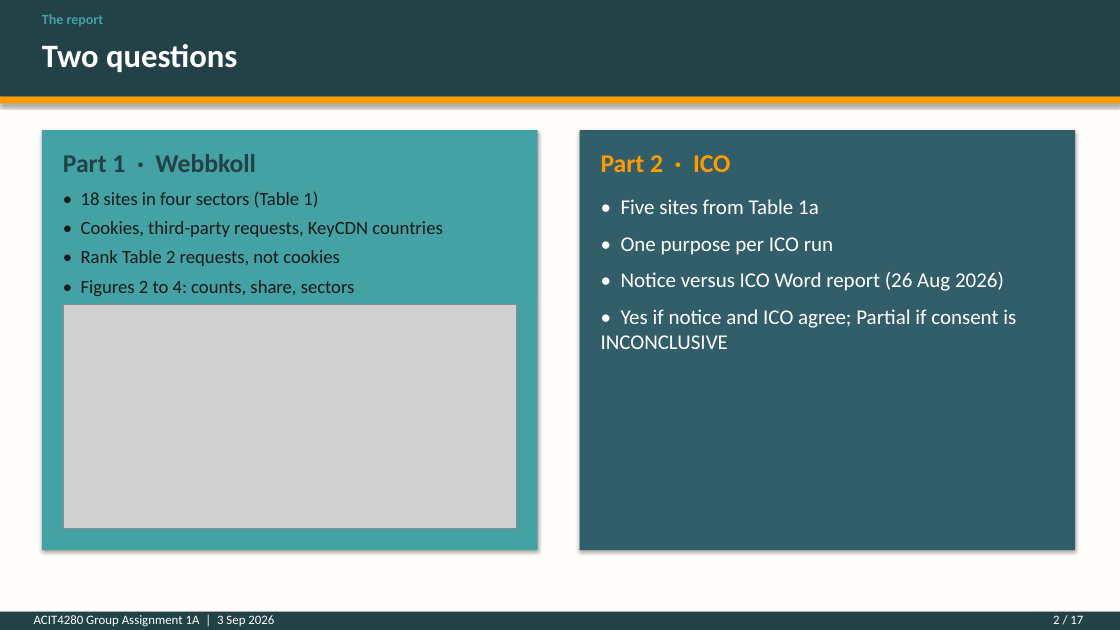
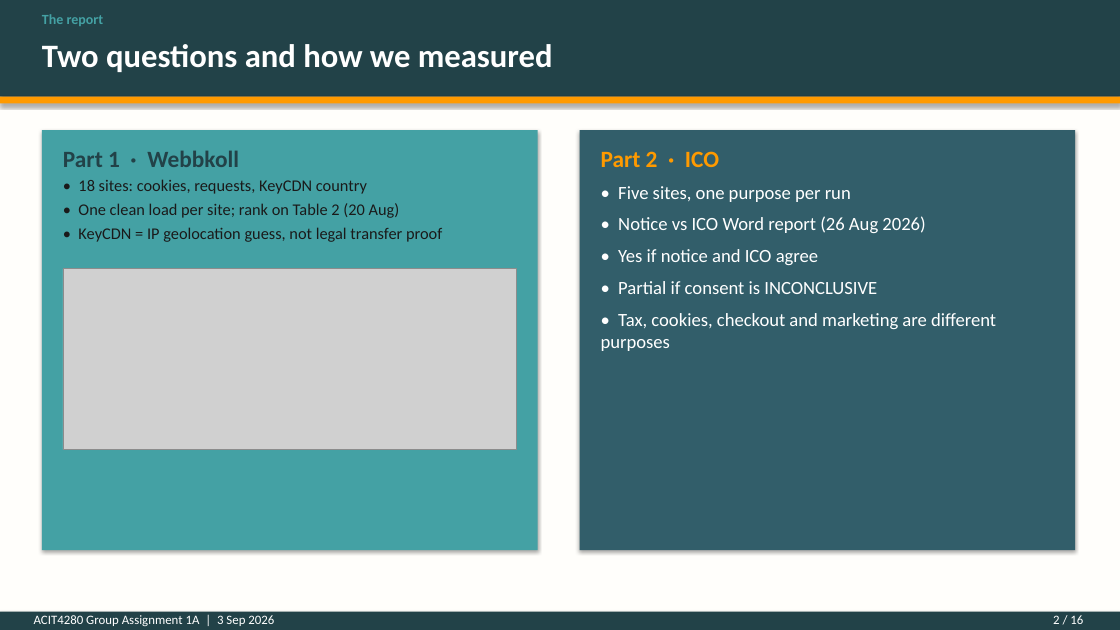
Before and after one commit to kasa031/Bacheloroppgave, a slide deck: slide 2 of ACIT4280_1A_presentation.pptx. Drawn at 1120x630 pixels with LibreOffice and Linux fonts; fonts in the diff are those of the drawing; grey boxes stand for pictures. Boxes give left, top, right and bottom in pixels: in the first picture for what was removed or moved away, otherwise in the second. Text is boxed around its words. In the diff, an @@ line names an element or a change of style, - is before the commit and + after.

```diff
--- a/ACIT4280_1A_presentation.pptx
+++ b/ACIT4280_1A_presentation.pptx
@@ text at [42, 44, 553, 72]: text changed @@
-Two questions
+Two questions and how we measured
@@ text "Part 1 · Webbkoll" at [63, 151, 239, 167]: size 22 to 20 pt @@
@@ text "Part 2 · ICO" at [601, 151, 719, 167]: size 22 to 20 pt @@
@@ text at [78, 179, 442, 242]: text changed; size 16 to 14 pt @@
-• 18 sites in four sectors (Table 1)
-• Cookies, third-party requests, KeyCDN countries
-• Rank Table 2 requests, not cookies
-• Figures 2 to 4: counts, share, sectors
+• 18 sites: cookies, requests, KeyCDN country
+• One clean load per site; rank on Table 2 (20 Aug)
+• KeyCDN = IP geolocation guess, not legal transfer proof
@@ text at [601, 186, 996, 351]: text changed; size 18 to 16 pt @@
-• Five sites from Table 1a
-• One purpose per ICO run
-• Notice versus ICO Word report (26 Aug 2026)
-• Yes if notice and ICO agree; Partial if consent is INCONCLUSIVE
+• Five sites, one purpose per run
+• Notice vs ICO Word report (26 Aug 2026)
+• Yes if notice and ICO agree
+• Partial if consent is INCONCLUSIVE
+• Tax, cookies, checkout and marketing are different purposes
@@ picture: place and size @@
-picture at [63, 304, 517, 528]
+picture at [63, 269, 517, 450]
@@ text at [1053, 615, 1083, 624]: text changed @@
-2 / 17
+2 / 16
```
Also in this commit, not shown: 13 other slides changed, 1 slide removed, 4 other files.
